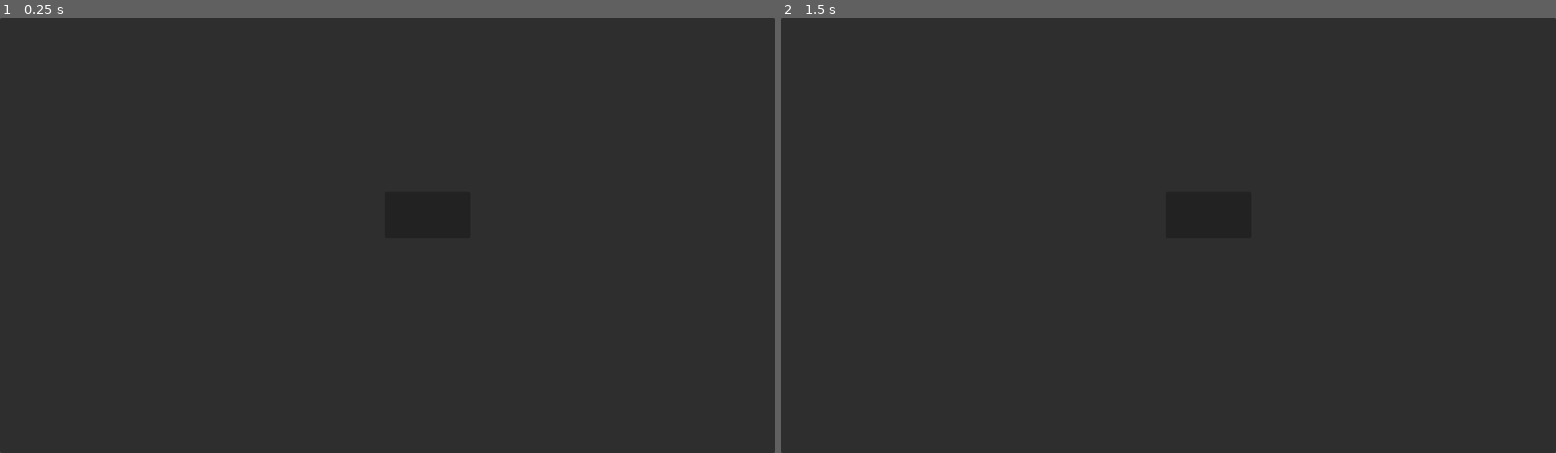
Above: before the commit, frames 1-2 (left to right).
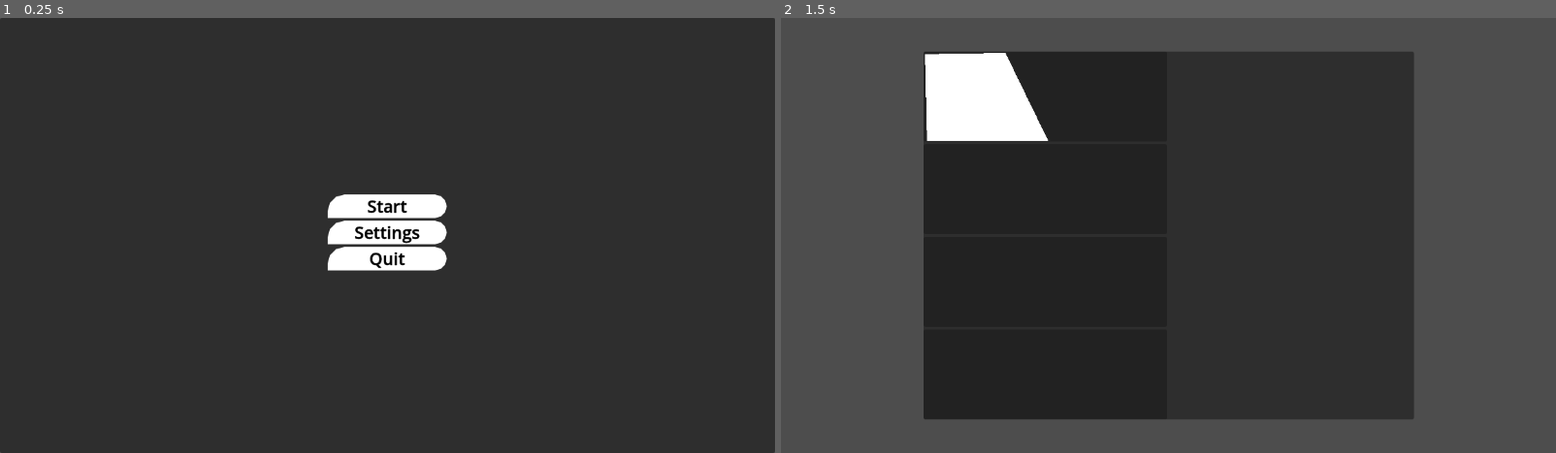
Above: after the commit, the same moments.

Repository: Rakk1/fossil-card-game
Game: Godot game, scene res://main_menu.tscn
The game is run twice, just before and just after one commit, with the same random seed, the same clock (stepped at 60 frames per second) and the same inputs.
Inputs (mouse positions are in pixels of both pictures, inside the frame that each line leads up to):
- Up to frame 1 (0.25 s): no input
- Up to frame 2 (1.5 s): click (1207, 213) at 0.52 s; click (1207, 213) at 1.27 s

The runs differ from the first frame. In frame 1, 2.4% of the frame differs, in the area x 42-58%, y 40-59%; in frame 2, 49%, in the area x 0-100%, y 0-100%.

Commit message:
Start & Quit

Diff:
--- a/fossil-card-game/main_menu.tscn
+++ b/fossil-card-game/main_menu.tscn
@@ -1,24 +1,24 @@
 [gd_scene format=3 uid="uid://dulp46la64pc2"]
+
+[ext_resource type="Script" uid="uid://ley1gbixc5hk" path="res://v_box_container.gd" id="1_06t4h"]
+
+[sub_resource type="StyleBoxFlat" id="StyleBoxFlat_7vrkn"]
+bg_color = Color(1, 1, 1, 1)
+corner_radius_top_left = 25
+corner_radius_top_right = 25
+corner_radius_bottom_right = 25
+corner_detail = 3
+
+[sub_resource type="StyleBoxFlat" id="StyleBoxFlat_fu7sn"]
+bg_color = Color(5.0055983e-06, 0.6547953, 0.87072533, 1)
+
+[sub_resource type="StyleBoxEmpty" id="StyleBoxEmpty_ngxjo"]
 
 [node name="main menu" type="Control" unique_id=792252127]
 layout_mode = 3
 anchors_preset = 15
 anchor_right = 1.0
 anchor_bottom = 1.0
-grow_horizontal = 2
-grow_vertical = 2
-
-[node name="Button" type="Button" parent="." unique_id=1239436425]
-layout_mode = 1
-anchors_preset = 8
-anchor_left = 0.5
-anchor_top = 0.5
-anchor_right = 0.5
-anchor_bottom = 0.5
-offset_left = -4.0
-offset_top = -65.0
-offset_right = 123.0
-offset_bottom = 4.0
 grow_horizontal = 2
 grow_vertical = 2
 
@@ -29,3 +29,55 @@
 anchor_bottom = 1.0
 grow_horizontal = 2
 grow_vertical = 2
+
+[node name="VBoxContainer" type="VBoxContainer" parent="." unique_id=1680746703]
+layout_mode = 1
+anchors_preset = 8
+anchor_left = 0.5
+anchor_top = 0.5
+anchor_right = 0.5
+anchor_bottom = 0.5
+offset_left = -88.75
+offset_top = -61.5
+offset_right = 88.75
+offset_bottom = 61.5
+grow_horizontal = 2
+grow_vertical = 2
+script = ExtResource("1_06t4h")
+
+[node name="Start" type="Button" parent="VBoxContainer" unique_id=1239436425]
+layout_mode = 2
+theme_override_colors/font_color = Color(0, 0, 0, 1)
+theme_override_constants/outline_size = 1
+theme_override_font_sizes/font_size = 25
+theme_override_styles/normal = SubResource("StyleBoxFlat_7vrkn")
+theme_override_styles/pressed = SubResource("StyleBoxFlat_7vrkn")
+theme_override_styles/hover = SubResource("StyleBoxFlat_fu7sn")
+theme_override_styles/focus = SubResource("StyleBoxEmpty_ngxjo")
+text = "Start"
+
+[node name="Settings" type="Button" parent="VBoxContainer" unique_id=1390585045]
+layout_mode = 2
+theme_override_colors/font_color = Color(0, 0, 0, 1)
+theme_override_constants/outline_size = 1
+theme_override_font_sizes/font_size = 25
+theme_override_styles/normal = SubResource("StyleBoxFlat_7vrkn")
+theme_override_styles/pressed = SubResource("StyleBoxFlat_7vrkn")
+theme_override_styles/hover = SubResource("StyleBoxFlat_fu7sn")
+theme_override_styles/focus = SubResource("StyleBoxEmpty_ngxjo")
+text = "Settings"
+
+[node name="Quit" type="Button" parent="VBoxContainer" unique_id=2077513196]
+layout_mode = 2
+theme_override_colors/font_color = Color(0, 0, 0, 1)
+theme_override_constants/outline_size = 1
+theme_override_font_sizes/font_size = 25
+theme_override_styles/normal = SubResource("StyleBoxFlat_7vrkn")
+theme_override_styles/pressed = SubResource("StyleBoxFlat_7vrkn")
+theme_override_styles/hover = SubResource("StyleBoxFlat_fu7sn")
+theme_override_styles/focus = SubResource("StyleBoxEmpty_ngxjo")
+text = "Quit"
+
+[connection signal="pressed" from="VBoxContainer/Start" to="VBoxContainer" method="_on_start_pressed"]
+[connection signal="pressed" from="VBoxContainer/Settings" to="VBoxContainer" method="_on_settings_pressed"]
+[connection signal="pressed" from="VBoxContainer/Quit" to="VBoxContainer" method="_on_quit_pressed"]
--- /dev/null
+++ b/fossil-card-game/v_box_container.gd
@@ -0,0 +1,23 @@
+extends VBoxContainer
+
+
+# Called when the node enters the scene tree for the first time.
+func _ready() -> void:
+	pass # Replace with function body.
+
+
+# Called every frame. 'delta' is the elapsed time since the previous frame.
+func _process(delta: float) -> void:
+	pass
+
+
+func _on_start_pressed() -> void:
+	get_tree().change_scene_to_file("res://level_picker.tscn")
+
+
+func _on_settings_pressed() -> void:
+	pass # Replace with function body.
+
+
+func _on_quit_pressed() -> void:
+	get_tree().quit()
Not shown, added: fossil-card-game/v_box_container.gd.uid
